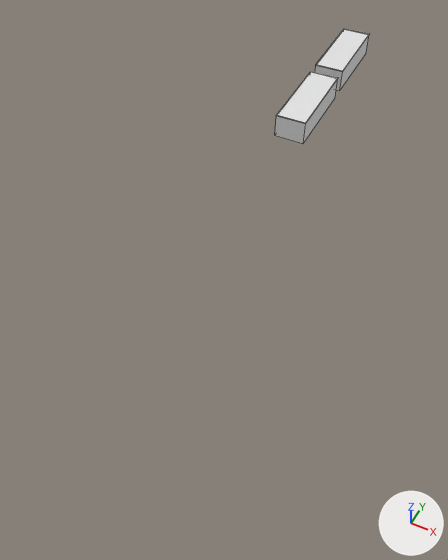
Renders of the Blender file blends/lvl4.blend from each side of a commit.
Both versions are drawn from a 50 mm lens placed at (113.0, -421.0, 241.0), pointed at (8.0, -210.0, -23.0). Arrows for +X, +Y and +Z are at lower right; the lights stay in place. Mesh edges are drawn as thin lines.

Names of what the first picture shows: 'Building', 'Building001'.
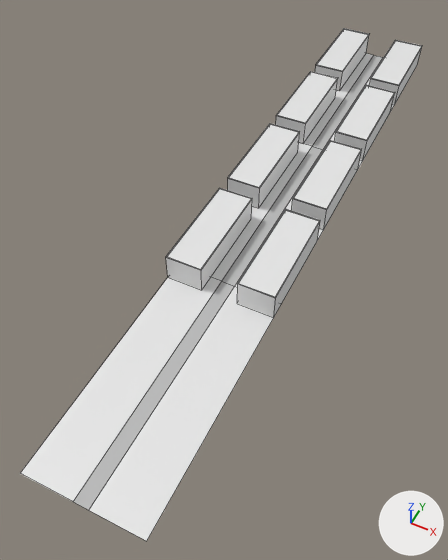
Where the change shows, as pixel boxes [x1, y1, x2, y2] in the pictures (448 x 560 px):
```json
{"object": "Ground.002", "change": "added", "after": [20, 277, 273, 541]}
{"object": "Building.007", "change": "added", "after": [237, 209, 320, 318]}
{"object": "Building.005", "change": "added", "after": [166, 188, 252, 290]}
{"object": "Ground.001", "change": "added", "after": [211, 142, 362, 287]}
{"object": "Building.006", "change": "added", "after": [291, 140, 362, 230]}
{"object": "Building.004", "change": "added", "after": [228, 123, 300, 208]}
{"object": "Building.003", "change": "added", "after": [335, 85, 395, 161]}
{"object": "Ground", "change": "added", "after": [303, 53, 394, 149]}
{"object": "Building.002", "change": "added", "after": [369, 40, 422, 105]}
```

The change, as JSON lines over the scene's bpy script:
```json
{"op": "add", "block": "mat_road", "code": ["mat_road = principled_material('Road')", "mat_road.base_color = (0.5, 0.5, 0.5)  # grey #bcbcbc", "mat_road.roughness = 0.8"]}
{"op": "add", "block": "mat_матеріал", "code": ["mat_матеріал = principled_material('Матеріал')", "mat_матеріал.base_color = (0.8, 0.8, 0.8)  # white #e7e7e7"]}
{"op": "add", "block": "me_площина_002", "code": ["me_площина_002 = bpy.data.meshes.new('Площина.002')", "me_площина_002.from_pydata([(-3.8, -126.2, -0.1), (3.8, -126.2, -0.1), (-3.8, 3.8, -0.1), (3.8, 3.8, -0.1), (-3.8, -126.2, 0.0), (3.8, -126.2, 0.0), (-3.8, 3.8, 0.0), (3.8, 3.8, 0.0), (-30.0, -126.2, 0.0), (-30.0, 3.8, 0.0), (30.0, -126.2, 0.0), (30.0, 3.8, 0.0)], [], [(0, 1, 3, 2), (3, 1, 5, 7), (0, 2, 6, 4), (4, 6, 9, 8), (7, 5, 10, 11)])", "for i in [0]: me_площина_002.polygons[i].material_index = 1", "me_площина_002.materials.append(mat_матеріал)  # white #e7e7e7", "me_площина_002.materials.append(mat_road)  # grey #bcbcbc"]}
{"op": "add", "block": "me_куб_008", "code": ["me_куб_008 = bpy.data.meshes.new('Куб.008')", "me_куб_008.from_pydata(...)  # 20 vertices, 17 faces; spans x -7.5..7.5, y -30.0..30.0, z -10.0..5.5"]}
{"op": "add", "block": "ob_ground_002", "code": ["ob_ground_002 = bpy.data.objects.new('Ground.002', me_площина_002)", "ob_ground_002.location = (20.0, -233.8, 0.0)"]}
{"op": "add", "block": "ob_ground_001", "code": ["ob_ground_001 = bpy.data.objects.new('Ground.001', me_площина_002.copy())", "ob_ground_001.location = (20.0, -103.8, 0.0)"]}
{"op": "add", "block": "ob_building_007", "code": ["ob_building_007 = bpy.data.objects.new('Building.007', me_куб_008)", "ob_building_007.location = (40.0, -210.0, 10.0)", "ob_building_007.scale = (1.33, 1.0, 1.0)"]}
{"op": "add", "block": "ob_building_006", "code": ["ob_building_006 = bpy.data.objects.new('Building.006', me_куб_008.copy())", "ob_building_006.location = (40.0, -140.0, 10.0)", "ob_building_006.scale = (1.33, 1.0, 1.0)"]}
{"op": "add", "block": "ob_building_005", "code": ["ob_building_005 = bpy.data.objects.new('Building.005', me_куб_008.copy())", "ob_building_005.location = (0.0, -210.0, 10.0)", "ob_building_005.scale = (1.33, 1.0, 1.0)"]}
{"op": "add", "block": "ob_building_004", "code": ["ob_building_004 = bpy.data.objects.new('Building.004', me_куб_008.copy())", "ob_building_004.location = (0.0, -140.0, 10.0)", "ob_building_004.scale = (1.33, 1.0, 1.0)"]}
{"op": "add", "block": "ob_ground", "code": ["ob_ground = bpy.data.objects.new('Ground', me_площина_002.copy())", "ob_ground.location = (20.0, 26.2, 0.0)"]}
{"op": "add", "block": "ob_building_003", "code": ["ob_building_003 = bpy.data.objects.new('Building.003', me_куб_008.copy())", "ob_building_003.location = (40.0, -70.0, 10.0)", "ob_building_003.scale = (1.33, 1.0, 1.0)"]}
{"op": "add", "block": "ob_building_002", "code": ["ob_building_002 = bpy.data.objects.new('Building.002', me_куб_008.copy())", "ob_building_002.location = (40.0, 0.0, 10.0)", "ob_building_002.scale = (1.33, 1.0, 1.0)"]}
```
